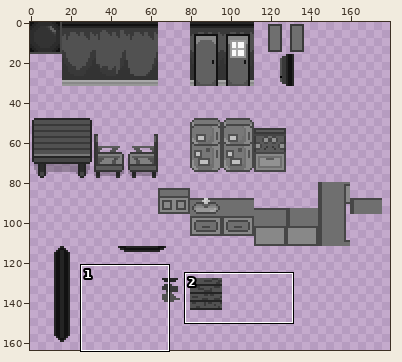
Sprite sheet: Assets/Art/Background Art/Kitchen sprite sheet.png. The first picture is a wide view before the edit; the outline marks the close-up.
Close-up. First the earlier version:
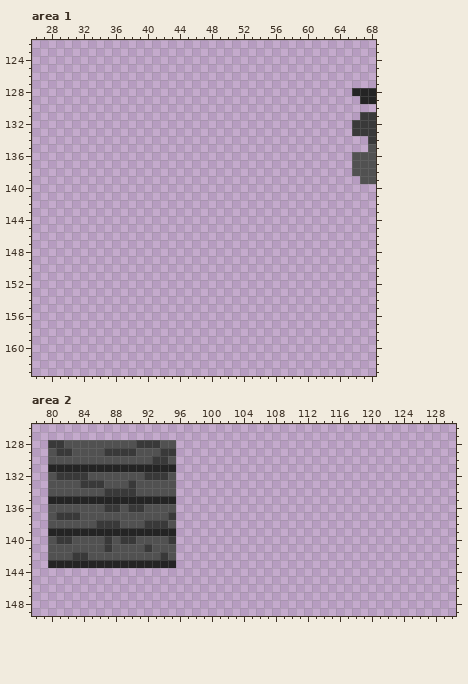
The file is 190x176 pixels. Colours within 5 levels of each other are drawn and written as one. Shown: area 1: x 26..68, y 122..163; area 2: x 78..130, y 126..149. The wide view leaves out empty margins.
After the commit:
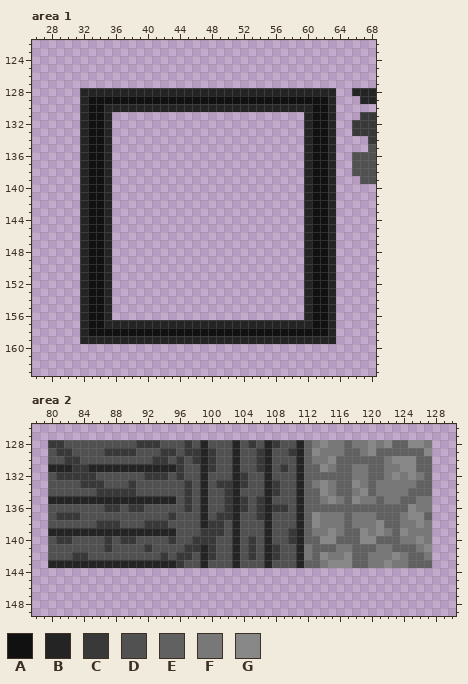
Palette (. is transparent): A #111111  B #242424  C #393939  D #515151  E #616161  F #787878  G #888888
Changes in this commit:
Area 1:
y 128: x 32..63 ................................ -> BBBBBBBBBBBBBBBBBBBBBBBBBBBBBBBB
y 129: x 32..63 ................................ -> BAAAAAAAAAAAAAAAAAAAAAAAAAAAAAAB
y 130: x 32..63 ................................ -> BAABBBBBBBBBBBBBBBBBBBBBBBBBBAAB
y 131..156: x 32..35 .... -> BAAB; x 60..63 .... -> BAAB
y 157: x 32..63 ................................ -> BAABBBBBBBBBBBBBBBBBBBBBBBBBBAAB
y 158: x 32..63 ................................ -> BAAAAAAAAAAAAAAAAAAAAAAAAAAAAAAB
y 159: x 32..63 ................................ -> BBBBBBBBBBBBBBBBBBBBBBBBBBBBBBBB
Area 2:
y 128: x 96..127 ................................ -> DCDBDDDBDCDBCDDBEFGFFEFFGFGEEGGF
y 129: x 96..127 ................................ -> DCCBCDDBDDCBDDCBEGFFFEEFGEEEEEEG
y 130: x 82..83 DD -> CC; x 96..127 ................................ -> CDCBCDDBDDCBDDDBEFFGEEEEEEFGGGEE
y 131: x 83..84 BB -> CC; x 96..127 ................................ -> CDDBCDDBDDCBDCDBEEGFEEFFEEFFGGEE
y 132: x 85 D -> C; x 96..127 ................................ -> CDDBDDDBCDDBDDDBEEEEEEFFEEFGFGFE
y 133: x 96..127 ................................ -> DCDBDCCBCDDBCDDBEFGFEEGFEFFFFFEE
y 134: x 86 D -> C; x 96..127 ................................ -> DCDBDDCBDDDBCDDBEEGFEEFGEFFFFEEE
y 135: x 96..127 ................................ -> DCDBDDCBCDCBDDDBEEFGFEGFFEFFEEFF
y 136: x 96..127 ................................ -> DCDBDDCBCDCBCCDBEEEEEEEEEEEEEGFF
y 137: x 96..127 ................................ -> DDDBDCCBDDCBDDDBEGFFFEFFFEEEFGGE
y 138: x 96..127 ................................ -> DDDBCCDBDDDBDDDBEGFFFEFFFGEEFFGF
y 139: x 96..127 ................................ -> DDDCCCDBDDDBDDCBEFFGFEEGFGFEGFFF
y 140: x 96..127 ................................ -> DDCCCDDBDCDBDDCBEEGGEEEGGEEEFFGF
y 141: x 96..127 ................................ -> DCCBCDDBDCDBCDDBFEEEFFEEEFFEEEFG
y 142: x 96..127 ................................ -> CCDBCDDBDCDBCDDBFEGFFGEEFFFGFEEF
y 143: x 96..127 ................................ -> CDDBDDDBDDDBDDDBEEFGGGEEFFGFFEEE
Changed places in both close-ups, as pixel boxes (x1, y1, x2, y2):
added: (80, 88, 336, 344)
added: (176, 440, 432, 568)
changed: (64, 456, 104, 496)
